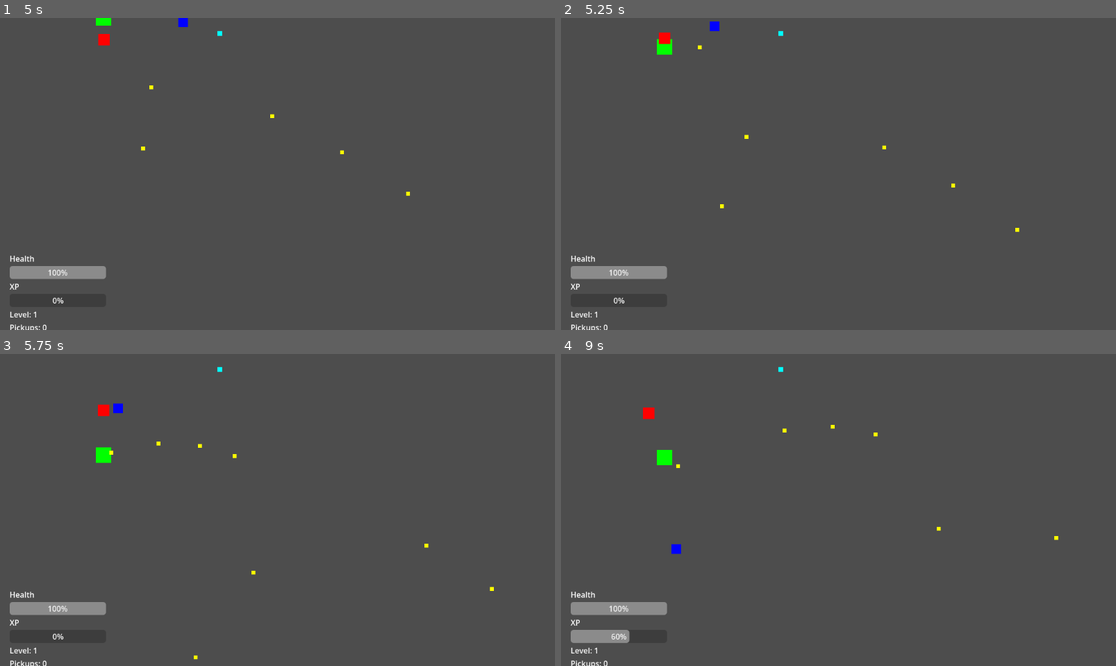
Above: before the commit, frames 1-4 (two rows, left to right).
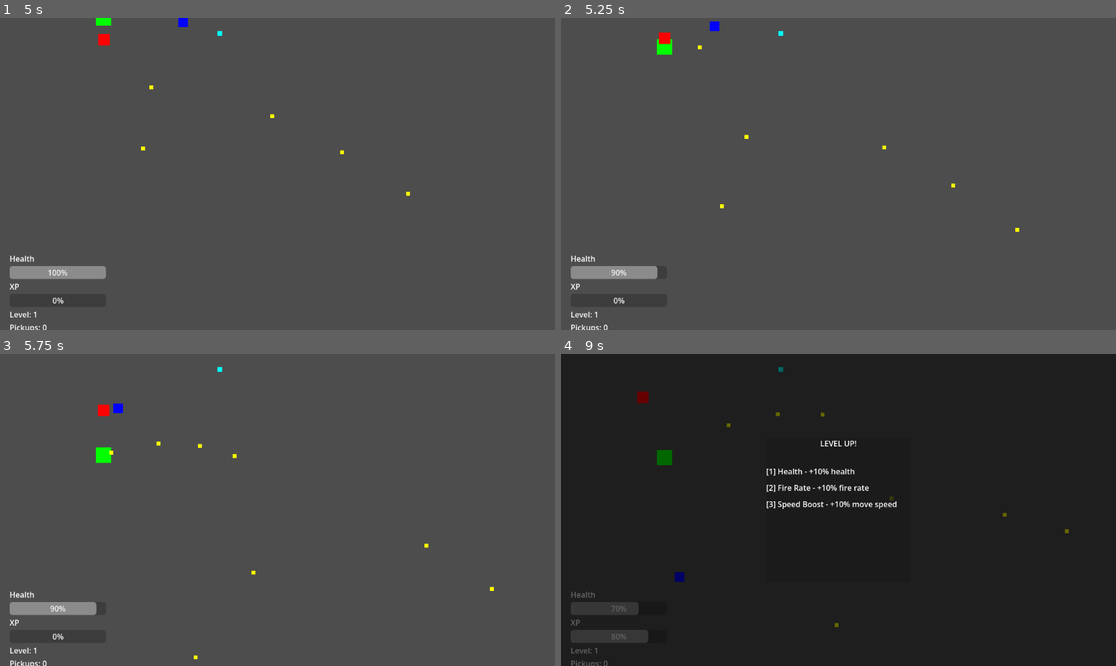
Above: after the commit, the same moments.

Repository: zaamold/Polygon-Protocol
Game: Godot game, scene res://scenes/main.tscn
Same seed, same stepped clock (60 frames per second), same inputs: the game is played once before the commit and once after it.
Inputs (mouse positions are in pixels of both pictures, inside the frame that each line leads up to):
- Up to frame 1 (5 s): tap Enter (ui_accept) at 0.5, 0.77, 1.07, 3.77, 4.07 s; move the mouse to (399, 158) at 0.52 s; press the mouse at (399, 158) at 0.53 s; hold Right (ui_right) 0.53-1.25 s; release the mouse at (399, 158) at 1.25 s; drag from (166, 189) to (160, 74) at 1.27 s; move the mouse to (333, 105) at 2.02 s; press the mouse at (333, 105) at 2.03 s; hold Right (ui_right) 2.03-2.75 s; release the mouse at (333, 105) at 2.75 s; drag from (249, 236) to (477, 189) at 2.77 s; move the mouse to (444, 220) at 3.52 s; press the mouse at (444, 220) at 3.53 s; hold Left (ui_left) 3.53-4.25 s; release the mouse at (444, 220) at 4.25 s; drag from (111, 127) to (321, 317) at 4.27 s
- Up to frame 2 (5.25 s): move the mouse to (866, 174) at 5.02 s; press the mouse at (866, 174) at 5.03 s; hold Down (ui_down) from 5.03 s (still down)
- Up to frame 3 (5.75 s): keep holding Down (ui_down)
- Up to frame 4 (9 s): release Down (ui_down) at 5.75 s; release the mouse at (866, 510) at 5.75 s; drag from (755, 432) to (816, 575) at 5.77 s; move the mouse to (960, 494) at 6.52 s; press the mouse at (960, 494) at 6.53 s; hold Up (ui_up) 6.53-7.25 s; tap Enter (ui_accept) at 6.77, 7.07 s; release the mouse at (960, 494) at 7.25 s; drag from (727, 525) to (1021, 556) at 7.27 s; move the mouse to (894, 441) at 8.02 s; press the mouse at (894, 441) at 8.03 s; hold Down (ui_down) 8.03-8.75 s; release the mouse at (894, 441) at 8.75 s; drag from (810, 572) to (894, 497) at 8.77 s

Frame 1 is identical in both runs. In frame 2, 0.1% of the frame differs, in the area x 8-20%, y 79-84%; in frame 3, 0.1%; in frame 4, 100%, in the area x 0-100%, y 0-100%.

Commit message:
feat: add player damage and invincibility frames
Enemies deal damage on contact (10 HP per hit). Player gains invincibility
frames (0.5s) after being hit with visual flicker effect. Damage system
tracks HP and prevents rapid re-hits. HUD health bar updates live.

Diff:
--- a/scripts/enemy.gd
+++ b/scripts/enemy.gd
@@ -8,6 +8,7 @@
 var pickup_scene: PackedScene = preload("res://scenes/pickup.tscn")
 
 func _ready() -> void:
+	add_to_group("enemy")
 	player = get_parent().get_node("Player")
 	if player:
 		print("Enemy spawned at ", position, " targeting player at ", player.position)
--- a/scripts/enemy_fast.gd
+++ b/scripts/enemy_fast.gd
@@ -8,6 +8,7 @@
 var pickup_scene: PackedScene = preload("res://scenes/pickup.tscn")
 
 func _ready() -> void:
+	add_to_group("enemy")
 	player = get_parent().get_node("Player")
 	if player:
 		print("FastEnemy spawned at ", position, " (speed: ", speed, ")")
--- a/scripts/player.gd
+++ b/scripts/player.gd
@@ -4,6 +4,8 @@
 @export var arena_width: float = 1024.0
 @export var arena_height: float = 600.0
 @export var max_health: float = 100.0
+@export var damage_per_hit: float = 10.0
+@export var invincibility_duration: float = 0.5
 
 var projectile_scene = preload("res://scenes/projectile.tscn")
 var frame_count := 0
@@ -13,9 +15,25 @@
 var shots_fired := 0
 var health: float
 var pickup_count: int = 0
+var invincibility_timer := 0.0
+var is_invincible := false
 
 func _ready() -> void:
 	health = max_health
+
+	# Create enemy collision detector if it doesn't exist
+	if not has_node("EnemyCollider"):
+		var enemy_collider = Area2D.new()
+		enemy_collider.name = "EnemyCollider"
+		add_child(enemy_collider)
+
+		var collision_shape = CollisionShape2D.new()
+		var circle_shape = CircleShape2D.new()
+		circle_shape.radius = 20.0
+		collision_shape.shape = circle_shape
+		enemy_collider.add_child(collision_shape)
+
+		enemy_collider.area_entered.connect(_on_enemy_area_entered)
 
 func _physics_process(delta: float) -> void:
 	var input_vector := Input.get_vector("ui_left", "ui_right", "ui_up", "ui_down")
@@ -28,6 +46,17 @@
 
 	# Update fire cooldown
 	fire_cooldown = max(0.0, fire_cooldown - delta)
+
+	# Update invincibility frames
+	if is_invincible:
+		invincibility_timer -= delta
+		if invincibility_timer <= 0:
+			is_invincible = false
+			$Visual.modulate.a = 1.0
+		else:
+			# Flicker effect during invincibility
+			var flicker = fmod(invincibility_timer * 10, 1.0) > 0.5
+			$Visual.modulate.a = 0.5 if flicker else 1.0
 
 	# Hold-to-fire: check if fire button is held and cooldown is ready
 	if Input.is_action_pressed("fire_weapon") and fire_cooldown <= 0.0:
@@ -58,3 +87,26 @@
 	get_parent().add_child(projectile)
 
 	print("Fired projectile in direction: ", direction)
+
+func _on_enemy_area_entered(area: Area2D) -> void:
+	# Check if the area is from an enemy (parent is enemy, or parent's parent, etc.)
+	var parent = area.get_parent()
+	while parent:
+		if parent.is_in_group("enemy") or parent.script == load("res://scripts/enemy.gd") or parent.script == load("res://scripts/enemy_fast.gd"):
+			take_damage(damage_per_hit)
+			return
+		parent = parent.get_parent()
+
+func take_damage(damage: float) -> void:
+	if is_invincible:
+		return
+
+	health -= damage
+	health = max(0.0, health)
+	is_invincible = true
+	invincibility_timer = invincibility_duration
+
+	print("Player hit! Health: %.1f/%.1f (invincible for %.2fs)" % [health, max_health, invincibility_duration])
+
+	if health <= 0:
+		print("PLAYER DIED")
